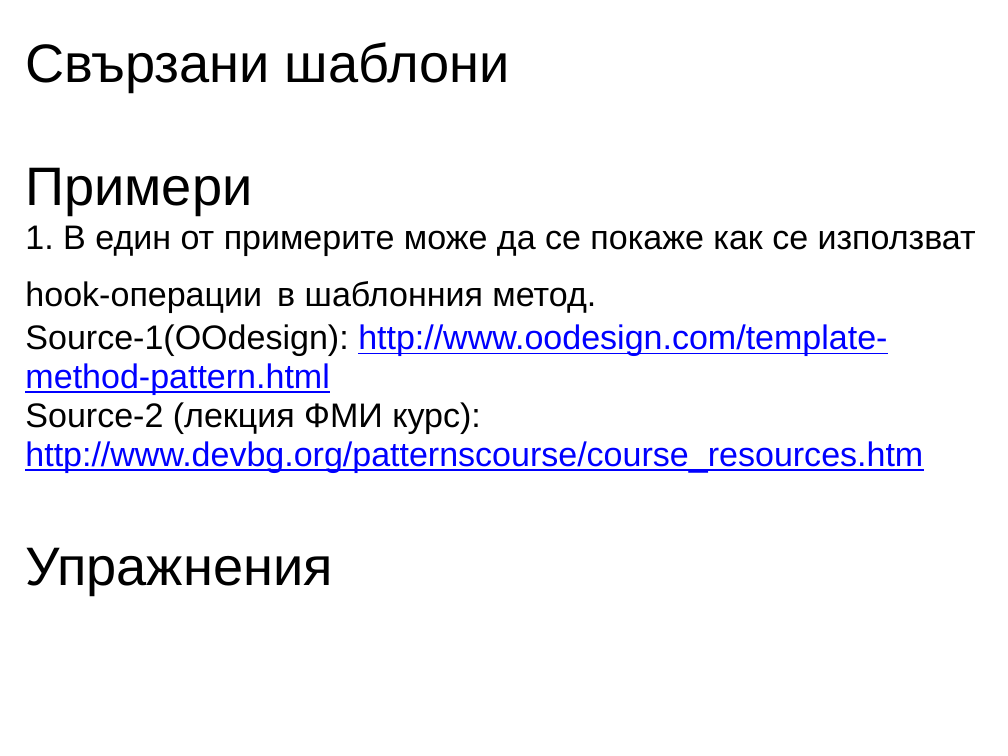
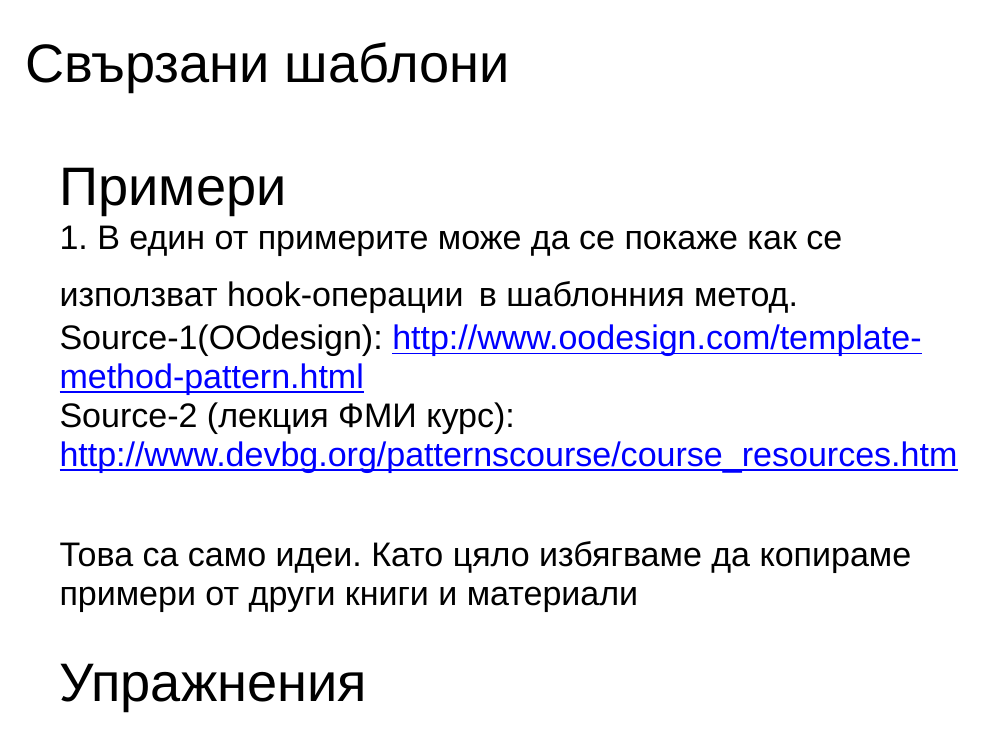
Before and after one commit to uamartins/design-patterns-book, a slide deck: slide 8 of resources/Chapter-27-Template-Method/Chapter-27-Template-Method.ppt. Drawn at 1008x756 pixels with LibreOffice and Linux fonts; fonts in the diff are those of the drawing. Boxes give left, top, right and bottom in pixels: in the first picture for what was removed or moved away, otherwise in the second. Text is boxed around its words. In the diff, an @@ line names an element or a change of style, - is before the commit and + after.

```diff
--- a/resources/Chapter-27-Template-Method/Chapter-27-Template-Method.ppt
+++ b/resources/Chapter-27-Template-Method/Chapter-27-Template-Method.ppt
@@ title at <box>25,42,958,711</box>: text changed @@
-Свързани шаблони
-Примери
-1. В един от примерите може да се покаже как се използват hook-операции в шаблонния метод.
-Source-1(OOdesign): http://www.oodesign.com/template-method-pattern.html
-Source-2 (лекция ФМИ курс): http://www.devbg.org/patternscourse/course_resources.htm
-Упражнения
+Свързани шаблони
+Примери
+1. В един от примерите може да се покаже как се използват hook-операции в шаблонния метод.
+Source-1(OOdesign): http://www.oodesign.com/template-method-pattern.html
+Source-2 (лекция ФМИ курс): http://www.devbg.org/patternscourse/course_resources.htm
+Това са само идеи. Като цяло избягваме да копираме примери от други книги и материали
+Упражнения
```
Also in this commit, not shown: 5 other slides changed, 1 other file.
